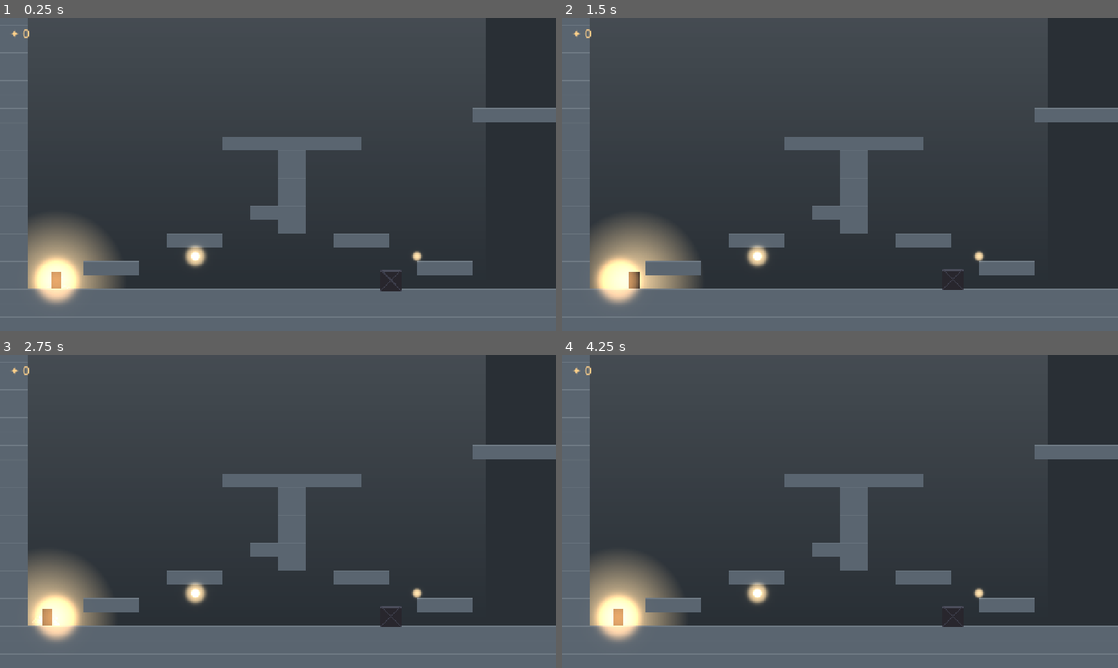
Above: before the commit, frames 1-4 (two rows, left to right).
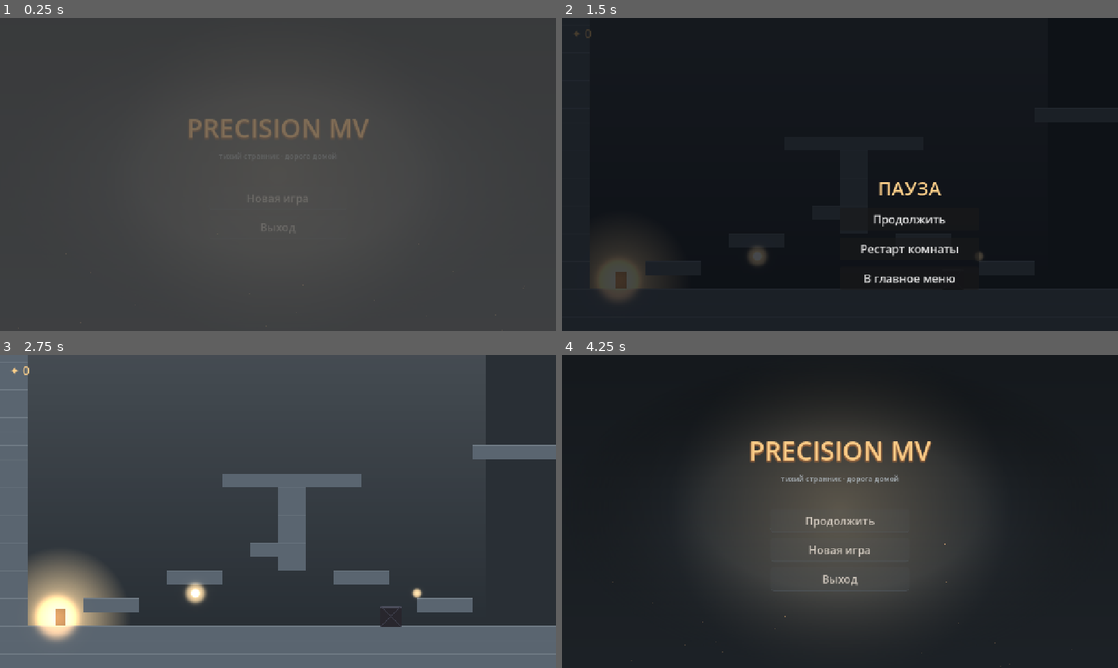
Above: after the commit, the same moments.

Repository: Appalon666/platform
Game: Godot game, scene res://scenes/menu.tscn
Two runs of this game, one before a commit and one after it. Both use one fixed random seed, a clock stepped at 60 frames per second and the inputs below. Before the commit the project starts from res://scenes/main.tscn.
Inputs (mouse positions are in pixels of both pictures, inside the frame that each line leads up to):
- Up to frame 1 (0.25 s): no input
- Up to frame 2 (1.5 s): click (840, 199) at 0.5 s, where only the run after the commit has a clickable "Новая игра"; tap Enter at 1.25 s; move the mouse to (962, 158) at 1.27 s; hold D (move_right) from 1.28 s (still down); tap P at 1.35 s; click (962, 158) at 1.42 s
- Up to frame 3 (2.75 s): tap Space (jump) at 1.52, 1.55, 1.82 s; release D (move_right) at 2 s; click (344, 555) at 2 s, where only the run after the commit has a clickable "Продолжить"
- Up to frame 4 (4.25 s): tap R (restart) at 2.75 s; move the mouse to (728, 527) at 2.77 s; hold S (move_down) 2.78-3.5 s; tap Space (jump) at 2.85, 3.02, 3.32 s; click (728, 527) at 2.92 s; tap P at 3.05 s; click (906, 614) at 3.5 s, where only the run after the commit has a clickable "В главное меню"

The runs differ from the first frame. In frame 1, 37% of the frame differs, in the area x 0-100%, y 0-100%; in frame 2, 100%; in frame 3, 1.4%; in frame 4, 64%.

Commit message:
feat: meta-каркас — атмосферное меню + пауза + сохранение на диск
- Progress: полноценный сейв user://save.json (мошки/способности/последняя
  комната); автосейв при сборе, открытии способности и переходе между комнатами
- menu.tscn/menu.gd: красивое главное меню — тёмный градиент, пульсирующий
  янтарный маяк, дрейфующие угольки, виньетка, стилизованные кнопки;
  Продолжить(если сейв)/Новая игра/Выход. Теперь это стартовая сцена
- pause.gd: пауза по Esc (стоп-мир) — Продолжить/Рестарт комнаты/В меню
- world: старт с точки сейва + восстановление способностей; ability пишет в сейв
- input: действие pause (Esc/P)
- проверено: меню рендерится, Новая игра->room1, сейв пишется и обновляется

Co-Authored-By: Claude Opus 4.8 (1M context) <noreply@anthropic.com>

Diff:
--- a/project.godot
+++ b/project.godot
@@ -11,7 +11,7 @@
 [application]
 
 config/name="Precision MV (codename)"
-run/main_scene="res://scenes/main.tscn"
+run/main_scene="res://scenes/menu.tscn"
 config/features=PackedStringArray("4.6", "GL Compatibility")
 
 [autoload]
--- a/scenes/main.tscn
+++ b/scenes/main.tscn
@@ -1,8 +1,9 @@
-[gd_scene load_steps=4 format=3]
+[gd_scene load_steps=5 format=3]
 
 [ext_resource type="Script" path="res://scripts/world.gd" id="1"]
 [ext_resource type="PackedScene" path="res://scenes/player.tscn" id="2"]
 [ext_resource type="Script" path="res://scripts/hud.gd" id="3"]
+[ext_resource type="Script" path="res://scripts/pause.gd" id="4"]
 
 [node name="Main" type="Node2D"]
 script = ExtResource("1")
@@ -21,3 +22,6 @@
 theme_override_colors/font_color = Color(1, 0.816, 0.541, 1)
 theme_override_font_sizes/font_size = 28
 text = "✦ 0"
+
+[node name="PauseMenu" type="CanvasLayer" parent="."]
+script = ExtResource("4")
--- /dev/null
+++ b/scenes/menu.tscn
@@ -0,0 +1,10 @@
+[gd_scene load_steps=2 format=3]
+
+[ext_resource type="Script" path="res://scripts/menu.gd" id="1"]
+
+[node name="Menu" type="Control"]
+layout_mode = 3
+anchors_preset = 15
+anchor_right = 1.0
+anchor_bottom = 1.0
+script = ExtResource("1")
--- a/scripts/input_setup.gd
+++ b/scripts/input_setup.gd
@@ -10,6 +10,7 @@
 	_bind("jump",       [KEY_SPACE, KEY_C])
 	_bind("dash",       [KEY_SHIFT, KEY_K, KEY_X])
 	_bind("restart",    [KEY_R])
+	_bind("pause",      [KEY_ESCAPE, KEY_P])
 
 func _bind(action: String, keys: Array) -> void:
 	if not InputMap.has_action(action):
--- /dev/null
+++ b/scripts/menu.gd
@@ -0,0 +1,206 @@
+extends Control
+## Главное меню — атмосферный экран в духе мира: холодный туман, тёплый янтарный маяк,
+## дрейфующие угольки. «Продолжить» (если есть сейв) / «Новая игра» / «Выход».
+## Стартовая сцена проекта (project.godot → run/main_scene).
+
+const GAME := "res://scenes/main.tscn"
+
+var _beacon: TextureRect
+var _t := 0.0
+
+func _ready() -> void:
+	var vp := get_viewport_rect().size
+	_bg(vp)
+	_embers(vp)
+	_beacon_glow(vp)
+	_vignette(vp)
+	_content(vp)
+	# плавное появление
+	modulate = Color(1, 1, 1, 0)
+	var tw := create_tween()
+	tw.tween_property(self, "modulate", Color(1, 1, 1, 1), 0.8).set_trans(Tween.TRANS_SINE)
+
+func _process(delta: float) -> void:
+	_t += delta
+	if _beacon != null:
+		var pulse := 0.5 + 0.5 * sin(_t * 1.1)
+		_beacon.modulate.a = 0.30 + 0.16 * pulse
+		var s := 1.0 + 0.05 * pulse
+		_beacon.scale = Vector2(s, s)
+
+# ── Слои ─────────────────────────────────────────────────────────────────────
+
+func _bg(vp: Vector2) -> void:
+	var tr := TextureRect.new()
+	tr.texture = _vgrad(Palette.CH1_FG, Palette.CH1_FG.lerp(Palette.CH1_MID, 0.35))
+	tr.set_anchors_preset(Control.PRESET_FULL_RECT)
+	tr.stretch_mode = TextureRect.STRETCH_SCALE
+	add_child(tr)
+
+func _embers(vp: Vector2) -> void:
+	var p := CPUParticles2D.new()
+	p.position = Vector2(vp.x * 0.5, vp.y + 20.0)
+	p.amount = 40
+	p.lifetime = 7.0
+	p.preprocess = 7.0
+	p.lifetime_randomness = 0.4
+	p.emission_shape = CPUParticles2D.EMISSION_SHAPE_RECTANGLE
+	p.emission_rect_extents = Vector2(vp.x * 0.5, 8.0)
+	p.direction = Vector2(0, -1)
+	p.spread = 12.0
+	p.gravity = Vector2(0, -6.0)
+	p.initial_velocity_min = 12.0
+	p.initial_velocity_max = 34.0
+	p.scale_amount_min = 1.0
+	p.scale_amount_max = 2.6
+	p.color = Color(Palette.AMBER_CORE, 0.5)
+	var mat := CanvasItemMaterial.new()
+	mat.blend_mode = CanvasItemMaterial.BLEND_MODE_ADD
+	p.material = mat
+	add_child(p)
+
+func _beacon_glow(vp: Vector2) -> void:
+	_beacon = TextureRect.new()
+	_beacon.texture = _rgrad(Color(Palette.AMBER_LIGHT, 0.55), Color(Palette.AMBER_LIGHT, 0.0))
+	_beacon.custom_minimum_size = Vector2(760, 760)
+	_beacon.size = Vector2(760, 760)
+	_beacon.pivot_offset = Vector2(380, 380)
+	_beacon.position = Vector2(vp.x * 0.5 - 380, vp.y * 0.5 - 380)
+	_beacon.stretch_mode = TextureRect.STRETCH_KEEP_ASPECT_CENTERED
+	var mat := CanvasItemMaterial.new()
+	mat.blend_mode = CanvasItemMaterial.BLEND_MODE_ADD
+	_beacon.material = mat
+	_beacon.mouse_filter = Control.MOUSE_FILTER_IGNORE
+	add_child(_beacon)
+
+func _vignette(vp: Vector2) -> void:
+	var tr := TextureRect.new()
+	tr.texture = _rgrad(Color(0, 0, 0, 0), Color(Palette.CH1_FG, 0.7), 0.5)
+	tr.set_anchors_preset(Control.PRESET_FULL_RECT)
+	tr.stretch_mode = TextureRect.STRETCH_SCALE
+	tr.mouse_filter = Control.MOUSE_FILTER_IGNORE
+	add_child(tr)
+
+func _content(vp: Vector2) -> void:
+	var box := VBoxContainer.new()
+	box.set_anchors_preset(Control.PRESET_FULL_RECT)
+	box.alignment = BoxContainer.ALIGNMENT_CENTER
+	box.add_theme_constant_override("separation", 12)
+	box.mouse_filter = Control.MOUSE_FILTER_IGNORE
+	add_child(box)
+
+	var title := Label.new()
+	title.text = "PRECISION MV"
+	title.horizontal_alignment = HORIZONTAL_ALIGNMENT_CENTER
+	title.add_theme_font_size_override("font_size", 60)
+	title.add_theme_color_override("font_color", Palette.AMBER_LIGHT)
+	title.add_theme_color_override("font_shadow_color", Color(Palette.AMBER_DEEP, 0.5))
+	title.add_theme_constant_override("shadow_offset_x", 0)
+	title.add_theme_constant_override("shadow_offset_y", 3)
+	title.add_theme_constant_override("shadow_outline_size", 8)
+	box.add_child(title)
+
+	var sub := Label.new()
+	sub.text = "тихий странник · дорога домой"
+	sub.horizontal_alignment = HORIZONTAL_ALIGNMENT_CENTER
+	sub.add_theme_font_size_override("font_size", 17)
+	sub.add_theme_color_override("font_color", Palette.CH1_FOG)
+	box.add_child(sub)
+
+	var gap := Control.new()
+	gap.custom_minimum_size = Vector2(0, 34)
+	box.add_child(gap)
+
+	if Progress.has_save():
+		_button(box, "Продолжить", _on_continue)
+	_button(box, "Новая игра", _on_new_game)
+	_button(box, "Выход", _on_quit)
+
+# ── Кнопки ───────────────────────────────────────────────────────────────────
+
+func _button(box: VBoxContainer, text: String, cb: Callable) -> void:
+	var b := Button.new()
+	b.text = text
+	b.custom_minimum_size = Vector2(320, 54)
+	b.size_flags_horizontal = Control.SIZE_SHRINK_CENTER
+	b.add_theme_font_size_override("font_size", 25)
+	b.focus_mode = Control.FOCUS_NONE
+
+	var normal := StyleBoxFlat.new()
+	normal.bg_color = Color(Palette.CH1_MID, 0.10)
+	normal.set_corner_radius_all(7)
+	normal.border_width_bottom = 2
+	normal.border_color = Color(Palette.CH1_MID, 0.5)
+	_pad(normal)
+
+	var hover := StyleBoxFlat.new()
+	hover.bg_color = Color(Palette.AMBER_CORE, 0.16)
+	hover.set_corner_radius_all(7)
+	hover.border_width_bottom = 2
+	hover.border_color = Color(Palette.AMBER_LIGHT, 0.7)
+	_pad(hover)
+
+	var pressed := StyleBoxFlat.new()
+	pressed.bg_color = Color(Palette.AMBER_CORE, 0.28)
+	pressed.set_corner_radius_all(7)
+	_pad(pressed)
+
+	b.add_theme_stylebox_override("normal", normal)
+	b.add_theme_stylebox_override("hover", hover)
+	b.add_theme_stylebox_override("pressed", pressed)
+	b.add_theme_color_override("font_color", Color("d8cfc4"))
+	b.add_theme_color_override("font_hover_color", Palette.AMBER_LIGHT)
+	b.add_theme_color_override("font_pressed_color", Palette.AMBER_CORE)
+	b.pressed.connect(cb)
+	box.add_child(b)
+
+func _pad(sb: StyleBoxFlat) -> void:
+	sb.content_margin_left = 22
+	sb.content_margin_right = 22
+	sb.content_margin_top = 10
+	sb.content_margin_bottom = 10
+
+# ── Градиент-текстуры ────────────────────────────────────────────────────────
+
+func _vgrad(top: Color, bottom: Color) -> GradientTexture2D:
+	var g := Gradient.new()
+	g.offsets = PackedFloat32Array([0.0, 1.0])
+	g.colors = PackedColorArray([top, bottom])
+	var t := GradientTexture2D.new()
+	t.gradient = g
+	t.width = 8
+	t.height = 256
+	t.fill = GradientTexture2D.FILL_LINEAR
+	t.fill_from = Vector2(0, 0)
+	t.fill_to = Vector2(0, 1)
+	return t
+
+func _rgrad(inner: Color, outer: Color, mid: float = 0.0) -> GradientTexture2D:
+	var g := Gradient.new()
+	if mid > 0.0:
+		g.offsets = PackedFloat32Array([0.0, mid, 1.0])
+		g.colors = PackedColorArray([inner, inner, outer])
+	else:
+		g.offsets = PackedFloat32Array([0.0, 1.0])
+		g.colors = PackedColorArray([inner, outer])
+	var t := GradientTexture2D.new()
+	t.gradient = g
+	t.width = 256
+	t.height = 256
+	t.fill = GradientTexture2D.FILL_RADIAL
+	t.fill_from = Vector2(0.5, 0.5)
+	t.fill_to = Vector2(1.0, 0.5)
+	return t
+
+# ── Действия ─────────────────────────────────────────────────────────────────
+
+func _on_continue() -> void:
+	Progress.load_game()
+	get_tree().change_scene_to_file(GAME)
+
+func _on_new_game() -> void:
+	Progress.reset()
+	get_tree().change_scene_to_file(GAME)
+
+func _on_quit() -> void:
+	get_tree().quit()
--- /dev/null
+++ b/scripts/pause.gd
@@ -0,0 +1,67 @@
+extends CanvasLayer
+## Пауза по Esc: останавливает мир и показывает меню. Строит UI в коде.
+## Работает во время паузы (process_mode = ALWAYS). Добавь как узел PauseMenu в main.tscn.
+
+var _panel: Control
+
+func _ready() -> void:
+	process_mode = Node.PROCESS_MODE_ALWAYS
+	layer = 20
+	_build()
+	_panel.visible = false
+
+func _unhandled_input(e: InputEvent) -> void:
+	if e.is_action_pressed("pause"):
+		_toggle()
+		get_viewport().set_input_as_handled()
+
+func _toggle() -> void:
+	var p := not get_tree().paused
+	get_tree().paused = p
+	_panel.visible = p
+
+func _build() -> void:
+	_panel = Control.new()
+	_panel.set_anchors_preset(Control.PRESET_FULL_RECT)
+	_panel.mouse_filter = Control.MOUSE_FILTER_STOP
+	add_child(_panel)
+
+	var dim := ColorRect.new()
+	dim.color = Color(0.02, 0.03, 0.05, 0.74)
+	dim.set_anchors_preset(Control.PRESET_FULL_RECT)
+	_panel.add_child(dim)
+
+	var box := VBoxContainer.new()
+	box.set_anchors_preset(Control.PRESET_CENTER)
+	box.alignment = BoxContainer.ALIGNMENT_CENTER
+	box.add_theme_constant_override("separation", 16)
+	_panel.add_child(box)
+
+	var title := Label.new()
+	title.text = "ПАУЗА"
+	title.horizontal_alignment = HORIZONTAL_ALIGNMENT_CENTER
+	title.add_theme_font_size_override("font_size", 44)
+	title.add_theme_color_override("font_color", Palette.AMBER_LIGHT)
+	box.add_child(title)
+
+	_add_button(box, "Продолжить", _toggle)
+	_add_button(box, "Рестарт комнаты", _on_restart)
+	_add_button(box, "В главное меню", _on_menu)
+
+func _add_button(box: VBoxContainer, text: String, cb: Callable) -> void:
+	var b := Button.new()
+	b.text = text
+	b.custom_minimum_size = Vector2(320, 52)
+	b.add_theme_font_size_override("font_size", 26)
+	b.pressed.connect(cb)
+	box.add_child(b)
+
+func _on_restart() -> void:
+	_toggle()
+	var w := get_tree().get_first_node_in_group("world")
+	if w != null:
+		w.go_to(Progress.last_room, Progress.last_entry)
+
+func _on_menu() -> void:
+	get_tree().paused = false
+	get_tree().change_scene_to_file("res://scenes/menu.tscn")
--- a/scripts/prefabs/ability.gd
+++ b/scripts/prefabs/ability.gd
@@ -10,6 +10,7 @@
 	if not b.is_in_group("player") or not b.has_method("unlock_double_jump"):
 		return
 	b.unlock_double_jump()
+	Progress.unlock("double_jump")          # сохранить способность в сейв
 	Sfx.play("checkpoint", 1.4)
 	Fx.burst(global_position, Palette.AMBER_LIGHT, 28, 240.0, 0.9, "glow")
 	queue_free()
--- a/scripts/progress.gd
+++ b/scripts/progress.gd
@@ -1,19 +1,90 @@
 extends Node
-## Прогресс сбора янтарных мошек. Хранит собранные id, чтобы при перезаходе в комнату
-## собранные не появлялись снова. Автолоад «Progress».
+## Прогресс игры + сохранение на диск. Хранит собранные мошки, открытые способности и
+## последнюю комнату (точку «Продолжить»). Автолоад «Progress». Пишет user://save.json.
 
 signal changed(count: int)
 
-var _collected := {}
+const SAVE_PATH := "user://save.json"
+
+var _collected := {}                 ## id собранной мошки -> true
+var abilities := {}                  ## имя способности -> true (напр. "double_jump")
+var last_room := "room1"             ## куда войти при «Продолжить»
+var last_entry := "start"
+
+# ── Мошки ────────────────────────────────────────────────────────────────────
 
 func collect(id: String) -> void:
 	if id == "" or _collected.has(id):
 		return
 	_collected[id] = true
 	changed.emit(count())
+	save_game()
 
 func is_collected(id: String) -> bool:
 	return _collected.has(id)
 
 func count() -> int:
 	return _collected.size()
+
+# ── Способности ──────────────────────────────────────────────────────────────
+
+func unlock(ability: String) -> void:
+	abilities[ability] = true
+	save_game()
+
+func has_ability(ability: String) -> bool:
+	return abilities.get(ability, false)
+
+# ── Позиция в мире (автосейв при переходе между комнатами) ────────────────────
+
+func mark_room(room: String, entry: String) -> void:
+	last_room = room
+	last_entry = entry
+	save_game()
+
+# ── Диск ─────────────────────────────────────────────────────────────────────
+
+func has_save() -> bool:
+	return FileAccess.file_exists(SAVE_PATH)
+
+func save_game() -> void:
+	var data := {
+		"motes": _collected.keys(),
+		"abilities": abilities.keys(),
+		"room": last_room,
+		"entry": last_entry,
+	}
+	var f := FileAccess.open(SAVE_PATH, FileAccess.WRITE)
+	if f != null:
+		f.store_string(JSON.stringify(data, "\t"))
+		f.close()
+
+func load_game() -> void:
+	if not has_save():
+		return
+	var f := FileAccess.open(SAVE_PATH, FileAccess.READ)
+	if f == null:
+		return
+	var txt := f.get_as_text()
+	f.close()
+	var data: Variant = JSON.parse_string(txt)
+	if typeof(data) != TYPE_DICTIONARY:
+		return
+	_collected.clear()
+	for id in data.get("motes", []):
+		_collected[id] = true
+	abilities.clear()
+	for a in data.get("abilities", []):
+		abilities[a] = true
+	last_room = data.get("room", "room1")
+	last_entry = data.get("entry", "start")
+	changed.emit(count())
+
+func reset() -> void:
+	_collected.clear()
+	abilities.clear()
+	last_room = "room1"
+	last_entry = "start"
+	changed.emit(count())
+	if has_save():
+		DirAccess.remove_absolute(SAVE_PATH)
--- a/scripts/world.gd
+++ b/scripts/world.gd
@@ -17,7 +17,9 @@
 
 func _ready() -> void:
 	add_to_group("world")
-	go_to("room1", "start")
+	go_to(Progress.last_room, Progress.last_entry)      # старт с сейва (или room1/start для новой игры)
+	if Progress.has_ability("double_jump"):             # вернуть открытые способности
+		_player.unlock_double_jump()
 
 ## Сменить комнату: убрать старую, инстансить новую, поставить игрока у нужной двери.
 func go_to(name: String, entry: String) -> void:
@@ -32,6 +34,7 @@
 	_player.arrive(pos)
 	_player.set_kill_y(_room.size.y * 32 + 240)   # бездна ниже пола комнаты
 	_set_camera_limits(_room.size)
+	Progress.mark_room(name, entry)               # автосейв точки «Продолжить»
 
 ## Камера живёт на игроке; лимиты — по размеру текущей комнаты (в тайлах × 32).
 func _set_camera_limits(sz: Vector2i) -> void:
Not shown, added: _menu.png.import
Not shown, added: scripts/menu.gd.uid
Not shown, added: scripts/pause.gd.uid
